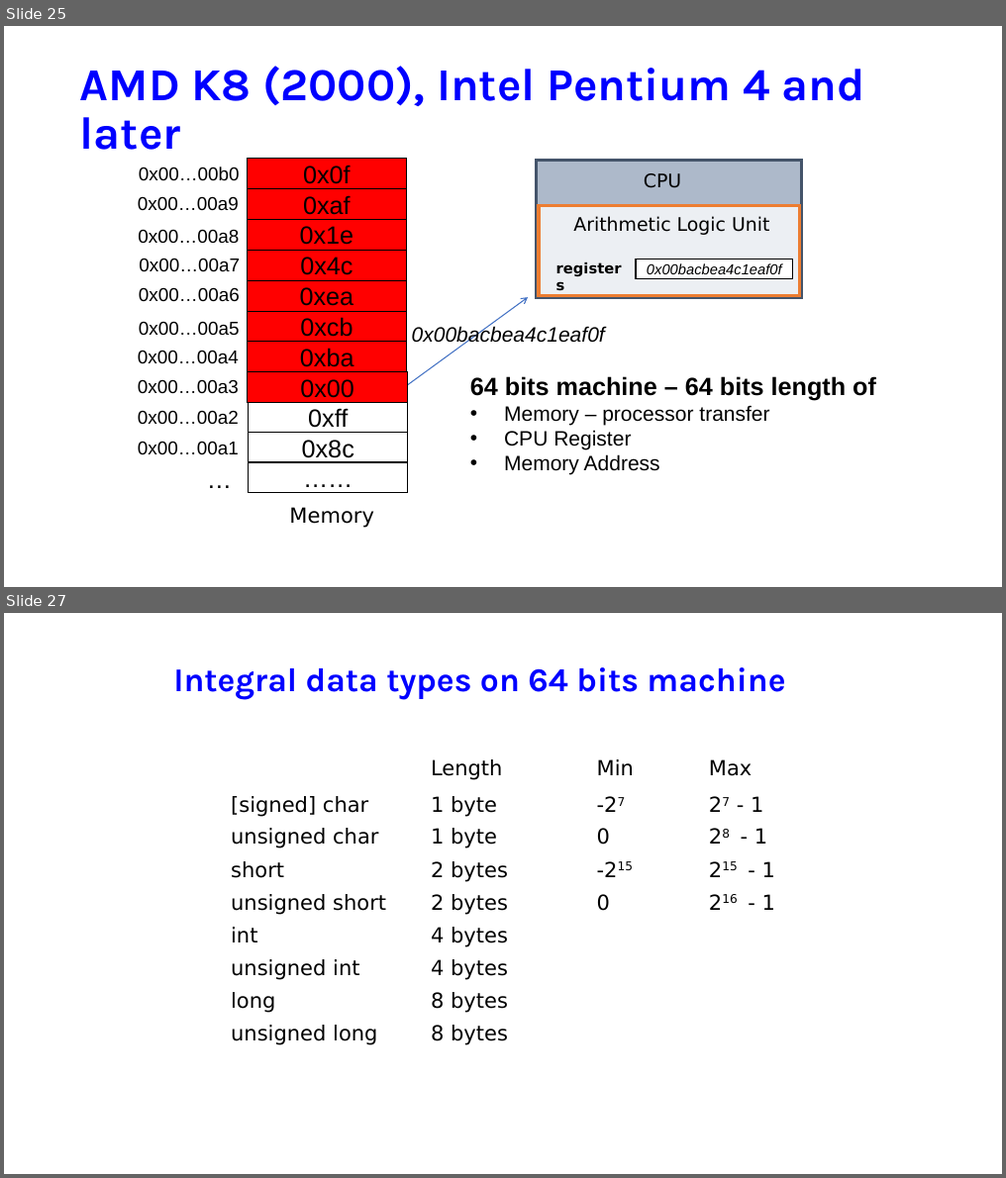
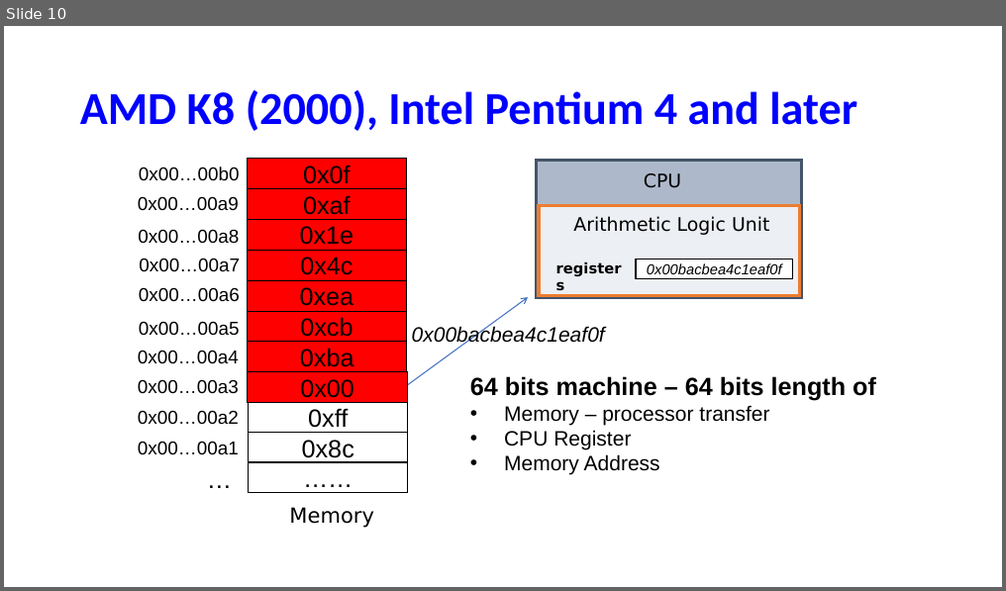
Before and after one commit to NYU-CSO/nyu-cso.github.io, a slide deck: notes/02-bits_bytes_int_cont.pptx. Shown one above the other, each under a label of ours: slides 25 and 27 before the commit, slide 10 after it; the slides between them are not shown. The pictures are 1006x1178 and 1006x591 pixels, drawn with LibreOffice and Linux fonts; fonts in the diff are those of the drawing. Boxes give left, top, right and bottom in pixels: in the first picture for what was removed or moved away, otherwise in the second. Text is boxed around its words. In the diff, an @@ line names an element or a change of style, - is before the commit and + after.

```diff
--- a/notes/02-bits_bytes_int_cont.pptx
+++ b/notes/02-bits_bytes_int_cont.pptx
@@ slide 27 removed at <box>4,613,1002,1174</box>, background #FFFFFF @@
@@ title removed at <box>173,667,785,700</box> @@
-Integral data types on 64 bits machine
@@ table removed at <box>224,753,798,1053</box>, 9 rows, 4 columns @@
- | Length | Min | Max
-[signed] char | 1 byte | -27 | 27 - 1
-unsigned char | 1 byte | 0 | 28 - 1
-short | 2 bytes | -215 | 215 - 1
-unsigned short | 2 bytes | 0 | 216 - 1
-int | 4 bytes |  | 
-unsigned int | 4 bytes |  | 
-long | 8 bytes |  | 
-unsigned long | 8 bytes |  | 
@@ what was slide 25 is now slide 10 @@
@@ slide 10 changed as well @@
@@ title "AMD K8 (2000), Intel Pentium ..." at <box>80,90,857,131</box>: font Karla to Calibri @@
```
Also in this commit, not shown: 15 other slides changed, 5 slides added, 22 other slides removed, 1 other file.
